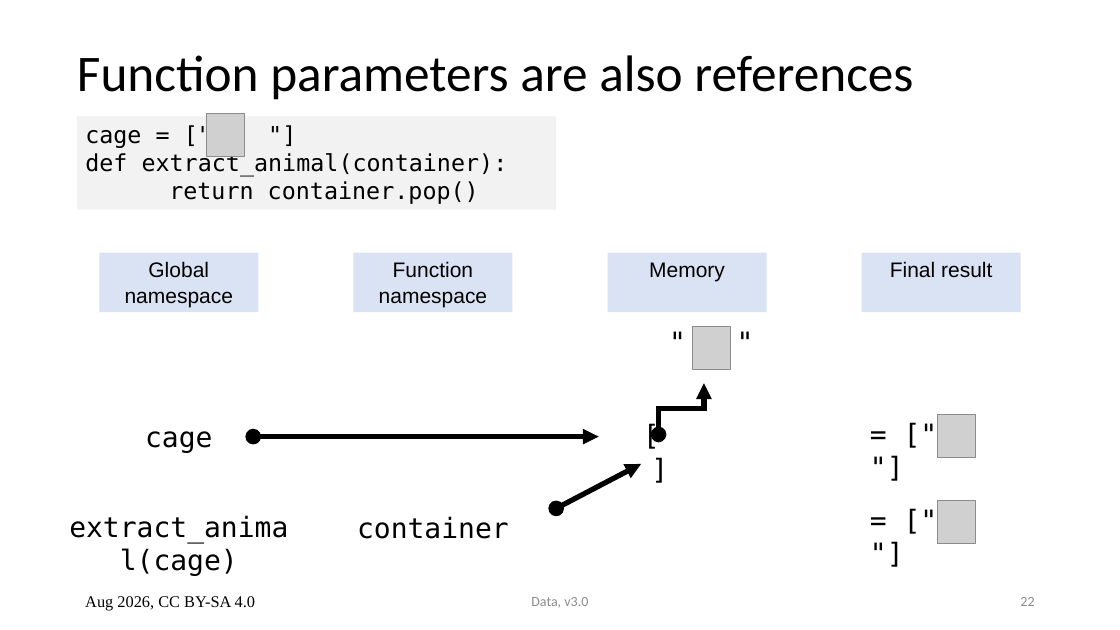
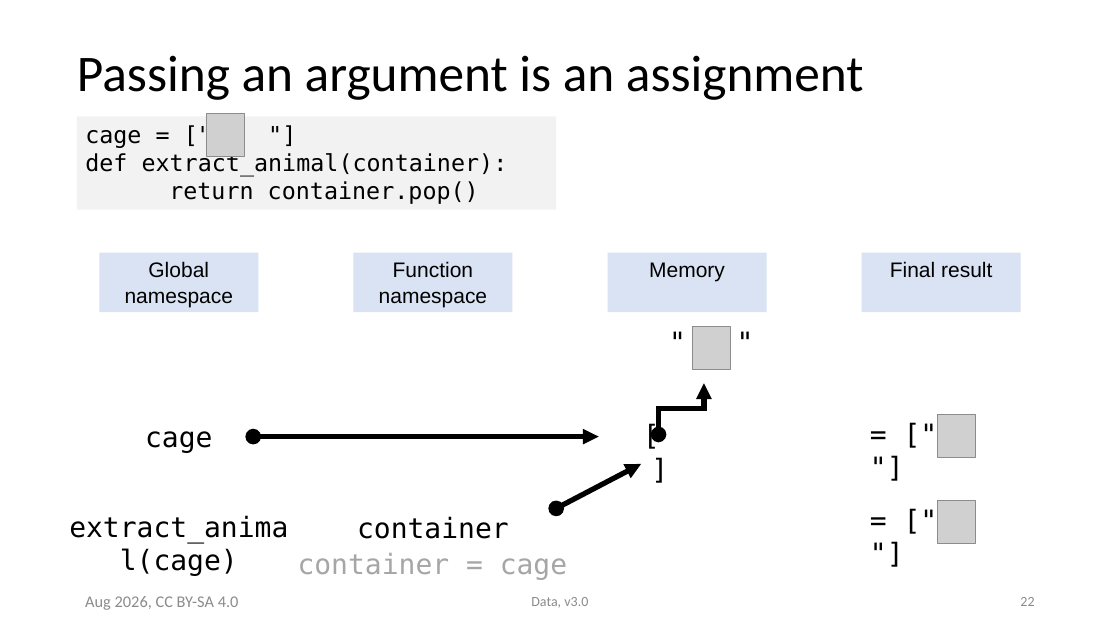
Before and after one commit to ASPP/data_class, a slide deck: slide 22 of numpy.pptx. Drawn at 1120x630 pixels with LibreOffice and Linux fonts; fonts in the diff are those of the drawing; grey boxes stand for pictures. Boxes give left, top, right and bottom in pixels: in the first picture for what was removed or moved away, otherwise in the second. Text is boxed around its words. In the diff, an @@ line names an element or a change of style, - is before the commit and + after.

Commit message:
Move the slides about argument passing after the discussion about views

```diff
--- a/numpy.pptx
+++ b/numpy.pptx
@@ title at bbox=[77, 55, 864, 100]: text changed @@
-Function parameters are also references
+Passing an argument is an assignment
@@ text added at bbox=[298, 553, 567, 580], 24 pt, text #A6A6A6 @@
+container = cage
@@ text "Aug 2026, CC BY-SA 4.0" at bbox=[85, 596, 239, 610]: font Times New Roman to Calibri, text colour #000000 to #8B8B8B @@
```
Also in this commit, not shown: 9 other slides changed.
